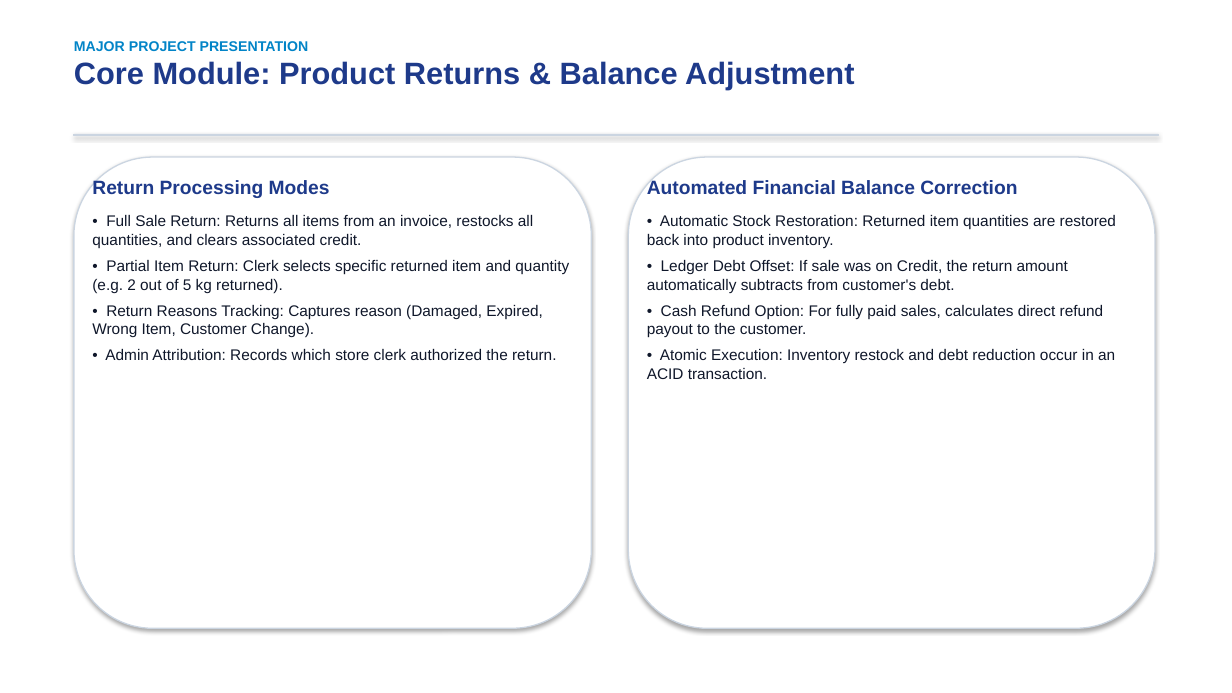
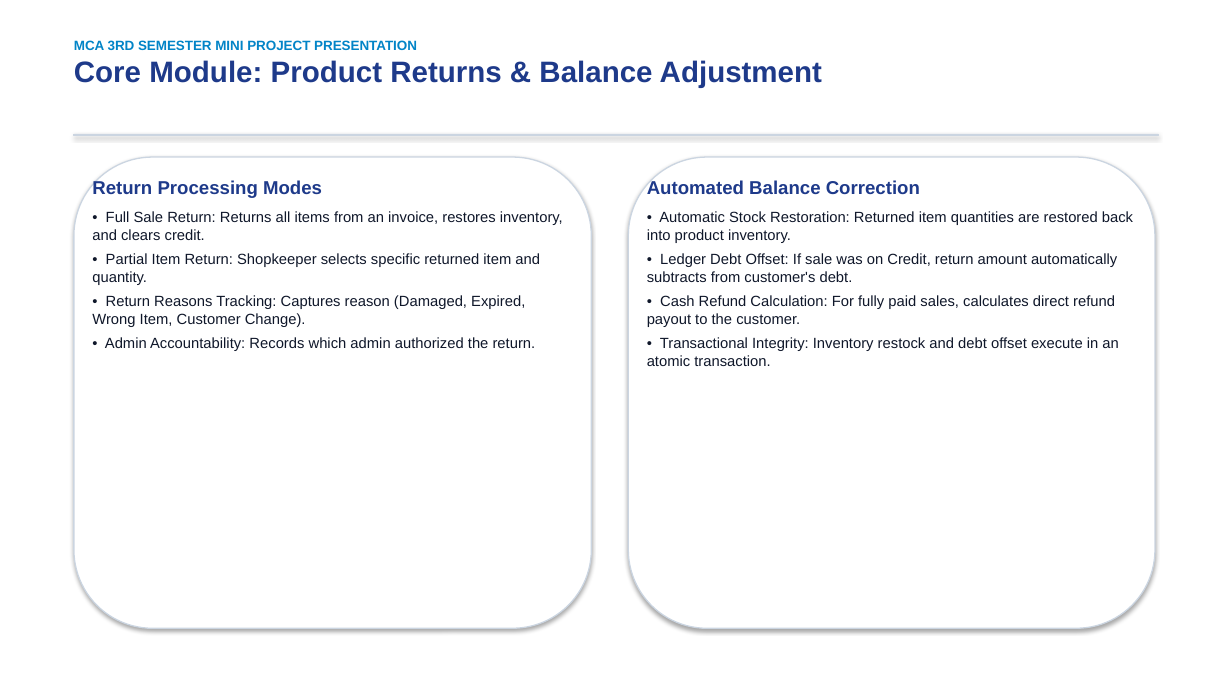
Before and after one commit to Ajitsingh57/SmartShop, a slide deck: slide 9 of docs/SmartShop_Project_Presentation.pptx. Drawn at 1232x693 pixels with LibreOffice and Linux fonts; fonts in the diff are those of the drawing. Boxes give left, top, right and bottom in pixels: in the first picture for what was removed or moved away, otherwise in the second. Text is boxed around its words. In the diff, an @@ line names an element or a change of style, - is before the commit and + after.

```diff
--- a/docs/SmartShop_Project_Presentation.pptx
+++ b/docs/SmartShop_Project_Presentation.pptx
@@ text at box(74, 40, 417, 50): text changed; size 11 to 10.5 pt @@
-MAJOR PROJECT PRESENTATION
+MCA 3RD SEMESTER MINI PROJECT PRESENTATION
@@ text at box(74, 60, 822, 88): size 24 to 23 pt in "Core Module: Product Returns & Balance Adjustment" @@
@@ text at box(92, 179, 525, 327): size 15 to 14.5 pt in "Return Processing Modes"; size 12 to 11.5 pt in "• Return Reasons Tracking: Captures reason (Damaged, ..."; less space between paragraphs @@
@@ text at box(647, 179, 920, 194): text changed; size 15 to 14.5 pt @@
-Automated Financial Balance Correction
+Automated Balance Correction
@@ text at box(92, 211, 563, 285): text changed; size 12 to 11.5 pt @@
-• Full Sale Return: Returns all items from an invoice, restocks all quantities, and clears associated credit.
-• Partial Item Return: Clerk selects specific returned item and quantity (e.g. 2 out of 5 kg returned).
+• Full Sale Return: Returns all items from an invoice, restores inventory, and clears credit.
+• Partial Item Return: Shopkeeper selects specific returned item and quantity.
@@ text at box(647, 211, 1133, 243): size 12 to 11.5 pt in "• Automatic Stock Restoration: Returned item quantities ..."; less space between paragraphs @@
@@ text at box(647, 253, 1118, 366): text changed; size 12 to 11.5 pt @@
-• Ledger Debt Offset: If sale was on Credit, the return amount automatically subtracts from customer's debt.
-• Cash Refund Option: For fully paid sales, calculates direct refund payout to the customer.
-• Atomic Execution: Inventory restock and debt reduction occur in an ACID transaction.
+• Ledger Debt Offset: If sale was on Credit, return amount automatically subtracts from customer's debt.
+• Cash Refund Calculation: For fully paid sales, calculates direct refund payout to the customer.
+• Transactional Integrity: Inventory restock and debt offset execute in an atomic transaction.
@@ text at box(105, 337, 536, 351): text changed; size 12 to 11.5 pt @@
-• Admin Attribution: Records which store clerk authorized the return.
+• Admin Accountability: Records which admin authorized the return.
```
Also in this commit, not shown: 13 other slides changed, 16 other files.
